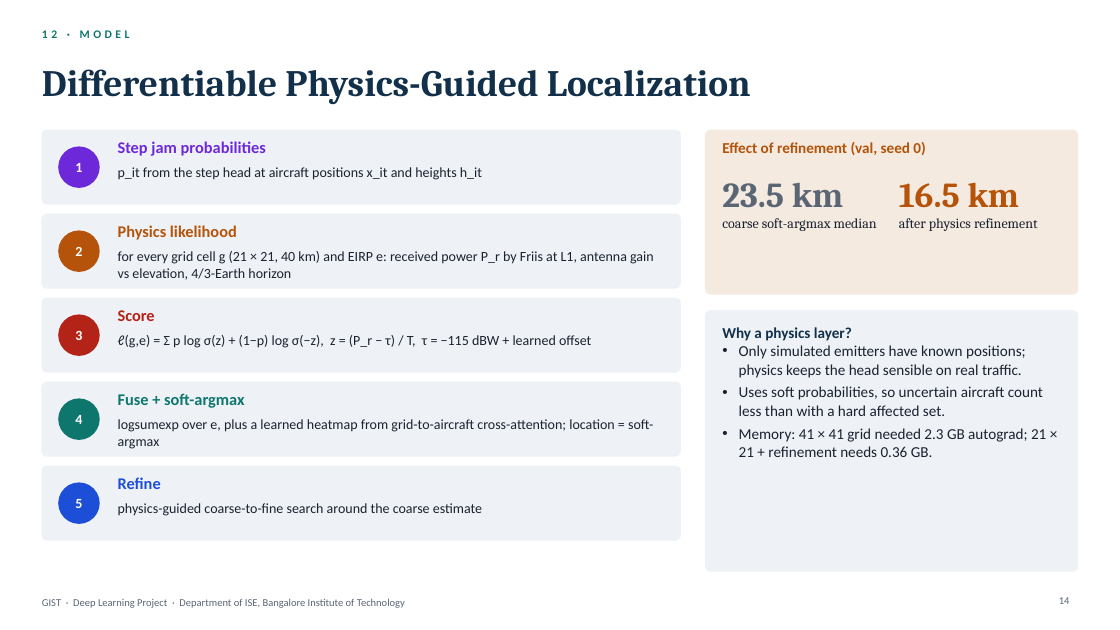
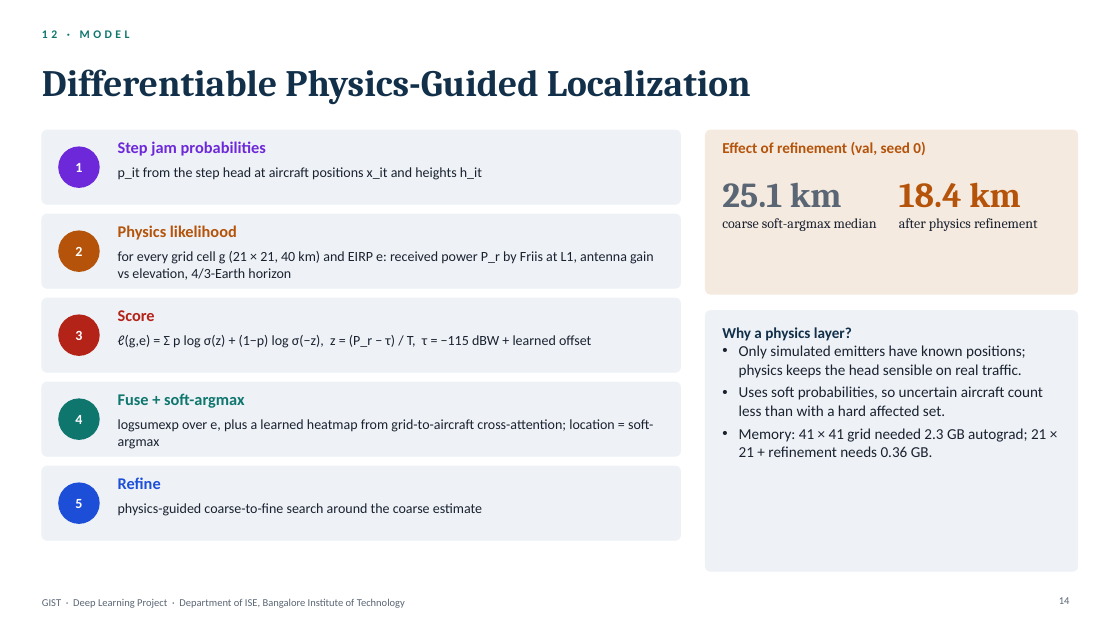
Before and after one commit to mevichitra/gist-gnss-interference, a slide deck: slide 14 of presentation/GIST_DL_Project.pptx. Drawn at 1120x630 pixels with LibreOffice and Linux fonts; fonts in the diff are those of the drawing. Boxes give left, top, right and bottom in pixels: in the first picture for what was removed or moved away, otherwise in the second. Text is boxed around its words. In the diff, an @@ line names an element or a change of style, - is before the commit and + after.

```diff
--- a/presentation/GIST_DL_Project.pptx
+++ b/presentation/GIST_DL_Project.pptx
@@ text at box(722, 183, 842, 207): text changed @@
-23.5 km
+25.1 km
@@ text at box(899, 182, 1021, 208): text changed @@
-16.5 km
+18.4 km
```
Also in this commit, not shown: 6 other slides changed, 8 other files.
